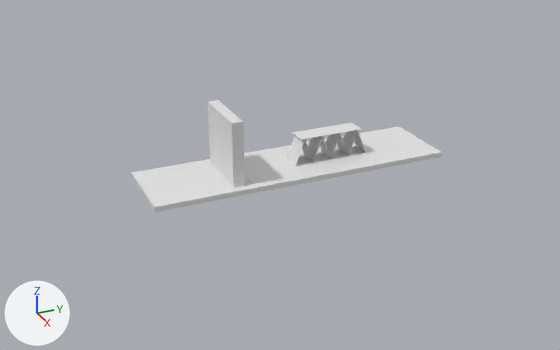
Renders of the Blender file cardSimulation.blender.blend from each side of a commit.
The view is the same before and after, from a 50 mm camera at (19.93, -9.35, 9.6) aimed at (0.32, -0.52, -0.21). The axes (+X, +Y, +Z) are drawn at lower left. The lights are the same throughout.

Objects in the first picture: '3_of_Spades', '9_of_Spades', 'Cube', 'Jack_of_Spades', 'King_of_Dimonds', 'King_of_Spades', 'Queen_of_Dimonds', 'Queen_of_Hearts', 'Queen_of_Spades', 'Wall'.
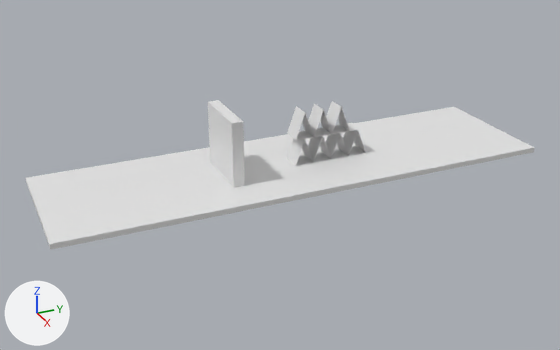
Changed parts and their boxes (x1, y1, x2, y2) in the pictures (560 x 350 px):
```json
{"object": "Cube", "change": "rescaled", "before": [131, 127, 442, 212], "after": [26, 107, 534, 250], "on screen": "63% wider, 67% taller"}
{"object": "Queen_of_Hearts", "change": "moved, turned", "before": [292, 128, 326, 139], "after": [287, 106, 305, 140]}
{"object": "King_of_Dimonds", "change": "moved, turned", "before": [287, 135, 305, 166], "after": [302, 113, 314, 137]}
{"object": "Queen_of_Spades", "change": "moved, turned", "before": [318, 125, 344, 136], "after": [326, 101, 342, 133]}
{"object": "Jack_of_Spades", "change": "moved, turned", "before": [245, 171, 280, 185], "after": [354, 131, 365, 152]}
{"object": "King_of_Spades", "change": "moved, turned", "before": [302, 140, 314, 163], "after": [308, 104, 323, 136]}
{"object": "3_of_Spades", "change": "moved, turned", "before": [343, 130, 358, 156], "after": [338, 108, 349, 131]}
{"object": "Queen_of_Dimonds", "change": "moved, turned", "before": [337, 134, 348, 155], "after": [325, 133, 341, 159]}
{"object": "9_of_Spades", "change": "moved", "before": [354, 131, 365, 152], "after": [337, 134, 348, 155]}
{"object": "King_of_Clubs", "change": "moved, turned", "after": [320, 110, 332, 134], "on screen": "not visible before"}
```

Edits to the scene script, one JSON object a line:
```json
{"op": "set", "path": "ob_queen_of_hearts.location", "old": "(0.0, 0.61, 0.84)", "new": "(0.0, 0.15, 1.26)"}
{"op": "set", "path": "ob_queen_of_hearts.rotation_euler", "old": "(1.571, 0.0, 0.0)", "new": "(-0.349, 0.0, 0.0)", "note": "degrees (90, 0, 0) -> degrees (-20, 0, 0)"}
{"op": "set", "path": "ob_queen_of_spades.location", "old": "(0.0, 1.22, 0.84)", "new": "(0.0, 1.38, 1.26)"}
{"op": "set", "path": "ob_queen_of_spades.rotation_euler", "old": "(1.571, 0.0, 0.0)", "new": "(-0.349, 0.0, 0.0)", "note": "degrees (90, 0, 0) -> degrees (-20, 0, 0)"}
{"op": "set", "path": "ob_king_of_dimonds.location", "old": "(0.0, 0.15, 0.42)", "new": "(0.0, 0.46, 1.26)"}
{"op": "set", "path": "ob_king_of_dimonds.rotation_euler", "old": "(-0.349, 0.0, 0.0)", "new": "(0.349, 0.0, 0.0)", "note": "degrees (-20, 0, 0) -> degrees (20, 0, 0)"}
{"op": "set", "path": "ob_king_of_clubs.location", "old": "(0.73, -1.27, 0.0)", "new": "(0.0, 1.07, 1.26)"}
{"op": "set", "path": "ob_king_of_clubs.rotation_euler", "old": "(1.571, 0.0, 0.0)", "new": "(0.349, 0.0, 0.0)", "note": "degrees (90, 0, 0) -> degrees (20, 0, 0)"}
{"op": "set", "path": "ob_3_of_spades.location", "old": "(0.0, 1.99, 0.42)", "new": "(0.0, 1.68, 1.26)"}
{"op": "set", "path": "ob_3_of_spades.rotation_euler", "old": "(-0.349, 0.0, 0.0)", "new": "(0.349, 0.0, 0.0)", "note": "degrees (-20, 0, 0) -> degrees (20, 0, 0)"}
{"op": "set", "path": "ob_9_of_spades.location", "old": "(0.0, 2.3, 0.42)", "new": "(0.0, 1.68, 0.42)"}
{"op": "set", "path": "ob_cube.scale", "old": "(1.26, 4.7, 0.0813)", "new": "(2.17, 7.64, 0.0813)"}
{"op": "set", "path": "ob_queen_of_dimonds.location", "old": "(0.0, 1.68, 0.42)", "new": "(0.0, 1.38, 0.42)"}
{"op": "set", "path": "ob_queen_of_dimonds.rotation_euler", "old": "(0.349, 0.0, 0.0)", "new": "(-0.349, 0.0, 0.0)", "note": "degrees (20, 0, 0) -> degrees (-20, 0, 0)"}
{"op": "set", "path": "ob_king_of_spades.location", "old": "(0.0, 0.46, 0.42)", "new": "(0.0, 0.77, 1.26)"}
{"op": "set", "path": "ob_king_of_spades.rotation_euler", "old": "(0.349, 0.0, 0.0)", "new": "(-0.349, 0.0, 0.0)", "note": "degrees (20, 0, 0) -> degrees (-20, 0, 0)"}
{"op": "set", "path": "ob_jack_of_spades.location", "old": "(0.73, -1.27, 0.01)", "new": "(0.0, 2.3, 0.42)"}
{"op": "set", "path": "ob_jack_of_spades.rotation_euler", "old": "(1.571, 0.0, 0.0)", "new": "(0.349, 0.0, 0.0)", "note": "degrees (90, 0, 0) -> degrees (20, 0, 0)"}
```
